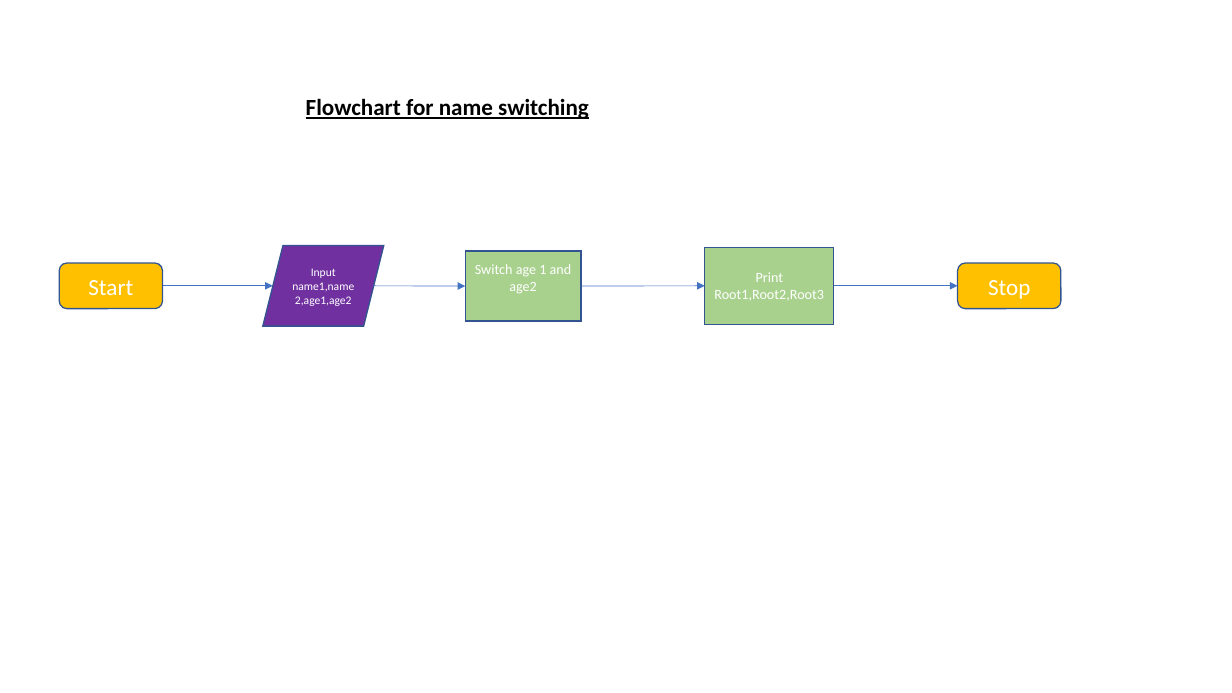
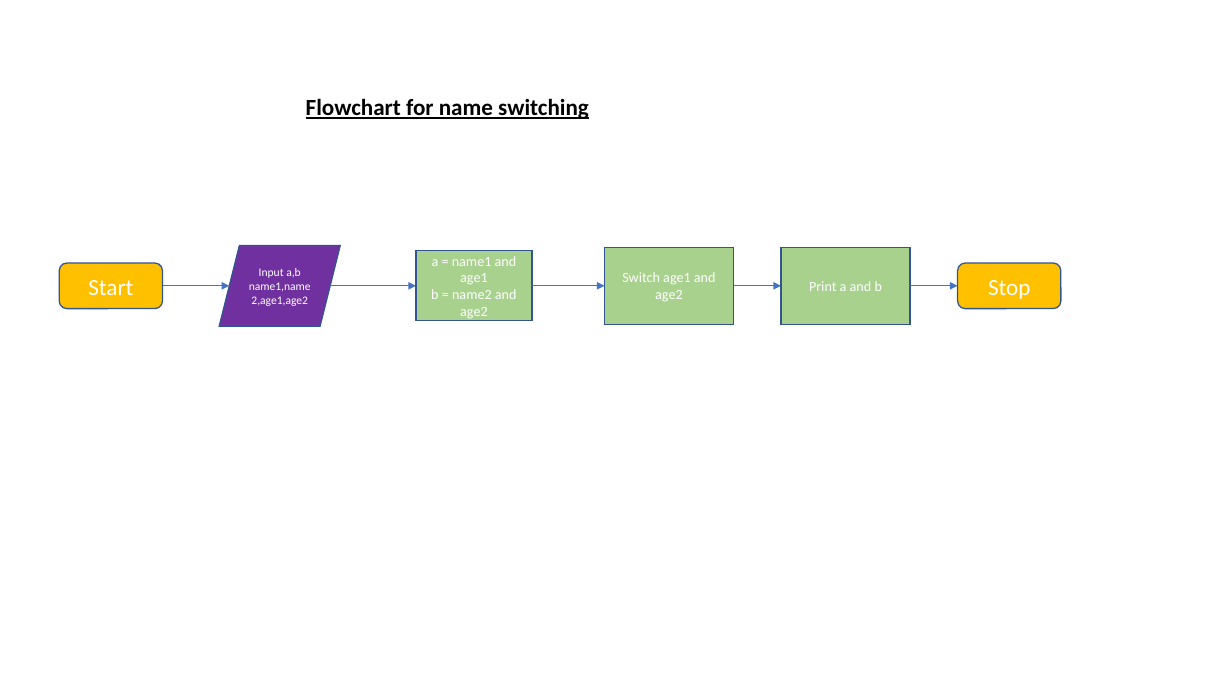
Before and after one commit to Nugochukwu/U_NwodoCSC102, a slide deck: slide 1 of week-2/Project_1/Flowchart(algorithms week-2).pptx. Drawn at 1232x693 pixels with LibreOffice and Linux fonts; fonts in the diff are those of the drawing. Boxes give left, top, right and bottom in pixels: in the first picture for what was removed or moved away, otherwise in the second. Text is boxed around its words. In the diff, an @@ line names an element or a change of style, - is before the commit and + after.

```diff
--- a/week-2/Project_1/Flowchart(algorithms week-2).pptx
+++ b/week-2/Project_1/Flowchart(algorithms week-2).pptx
@@ parallelogram "Input a,b name1,name2,age1,age2": place and size @@
-parallelogram "Input a,b name1,name2,age1,age2" at (262,246,384,326)
+parallelogram "Input a,b name1,name2,age1,age2" at (219,246,340,326)
@@ text in parallelogram at (249,268,311,306): text changed @@
-Input name1,name2,age1,age2
+Input a,b name1,name2,age1,age2
@@ rectangle "a = name1 and age1": place and size @@
-rectangle "a = name1 and age1" at (466,251,581,322)
+rectangle "a = name1 and age1" at (416,251,531,322)
@@ text in rectangle at (431,256,517,319): text changed @@
-Switch age 1 and age2
+a = name1 and age1
+b = name2 and age2
@@ rectangle "Switch age1 and age2": place and size @@
-rectangle "Switch age1 and age2" at (705,248,835,324)
+rectangle "Switch age1 and age2" at (604,248,734,324)
@@ rectangle added at (781,248,910,324), fill #A9D18E, outline #325491 1 pt, 11 pt, text #FFFFFF @@
+Print a and b
@@ arrow moved from (163, 286) - (273, 286) to (163, 286) - (229, 286) @@
@@ arrow moved from (373, 286) - (466, 287) to (330, 286) - (416, 286) @@
@@ arrow moved from (581, 287) - (705, 286) to (532, 286) - (604, 286) @@
@@ text in rectangle at (622,272,716,302): text changed @@
-Print Root1,Root2,Root3
+Switch age1 and age2
@@ arrow moved from (835, 286) - (958, 286) to (734, 286) - (781, 286) @@
@@ arrow added from (910, 286) to (958, 286), #4472C4 0.5 pt @@
```
